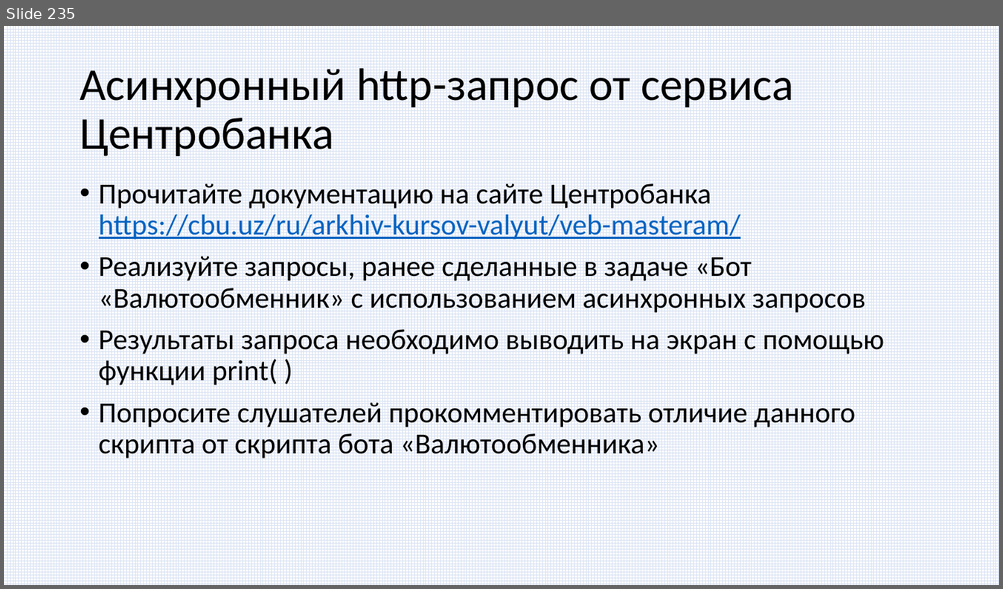
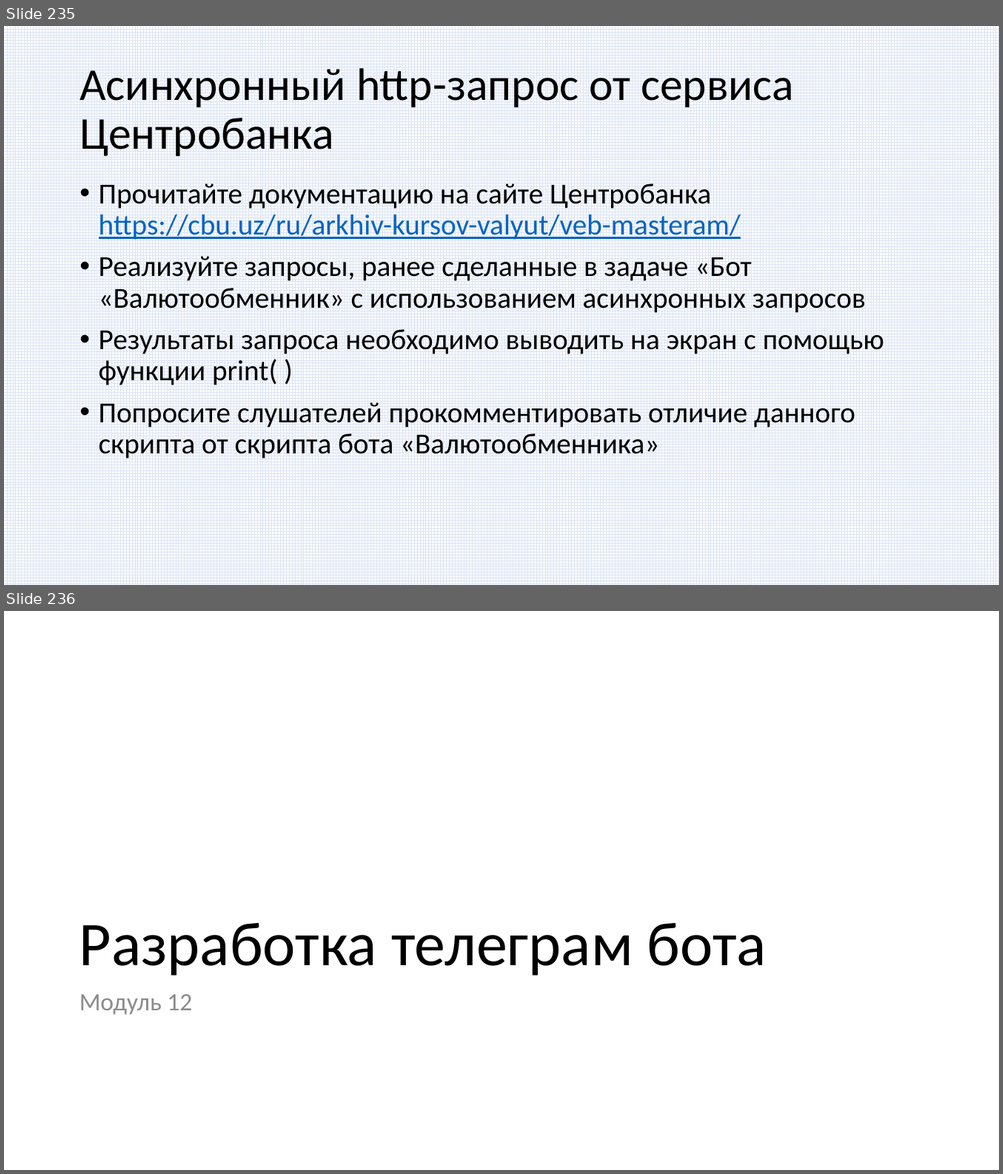
Before and after one commit to paveltsytovich/telegram-course, a slide deck: Presentation/Разработка ботов для телеграмм на Python.pptx. Shown one above the other, each under a label of ours: slide 235 before the commit, slides 235 and 236 after it. The pictures are 1003x589 and 1003x1174 pixels, drawn with LibreOffice and Linux fonts; fonts in the diff are those of the drawing. Boxes give left, top, right and bottom in pixels: in the first picture for what was removed or moved away, otherwise in the second. Text is boxed around its words. In the diff, an @@ line names an element or a change of style, - is before the commit and + after.

```diff
--- a/Presentation/Разработка ботов для телеграмм на Python.pptx
+++ b/Presentation/Разработка ботов для телеграмм на Python.pptx
@@ slide 236 added at bbox=[4, 611, 999, 1170], background #FFFFFF @@
@@ title added at bbox=[79, 923, 766, 976], 60 pt, text #000000 @@
+Разработка телеграм бота
@@ text added at bbox=[79, 994, 192, 1015], 24 pt, text #8C8C8C @@
+Модуль 12
```
Also in this commit, not shown: 1 other slide added.
